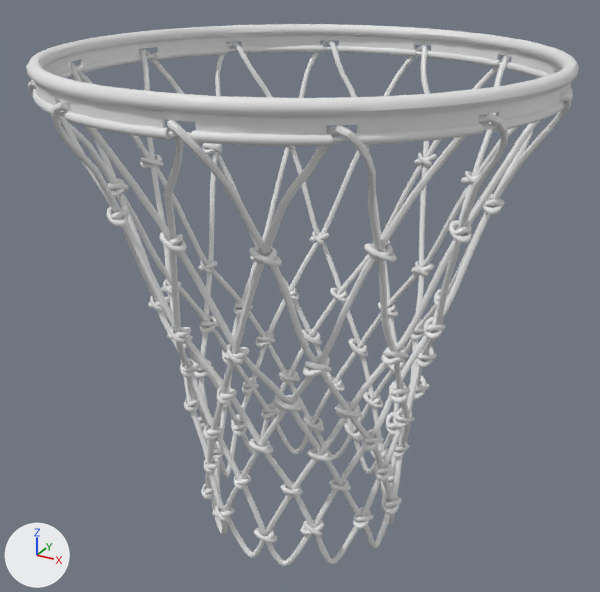
One commit to the glTF model assets/models/net.glb: the scene before it, then after it.
Before and after are seen from a camera (50 mm lens) standing at (32.6, -75.4, 19.7) and looking at (-0.2, -15.6, -10.2). Lighting does not change. The marker at lower left points along +X, +Y and +Z. The first picture is the older version. Where no turn or scale is listed for an object, it has been applied to the vertices. Vertices at exactly the same position are counted once.

In view in the first picture: 'net'.
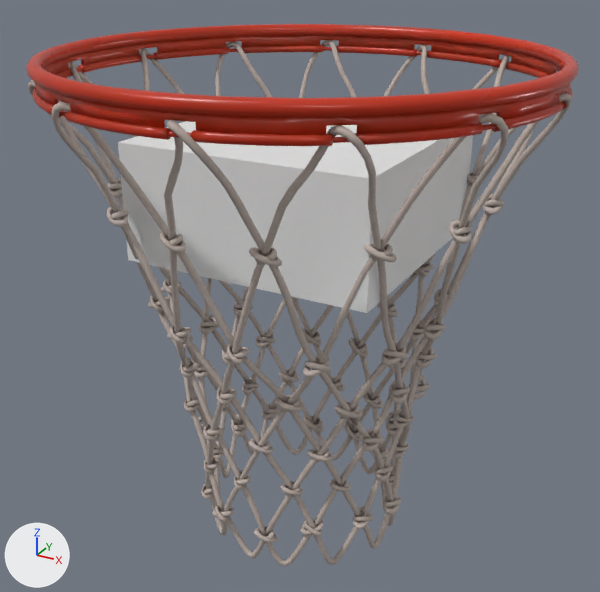
The newer file is also rescaled (x0.0108), turned or shifted as a whole; pictures and numbers use the older file's frame.

The change, as a list of edits to the scene's bpy script:
```text
Add img_defaultmaterial_basecolor:
    img_defaultmaterial_basecolor = load_image('DefaultMaterial_BaseColor', '_unpacked/DefaultMaterial_BaseColor', 1024, 1024, 'sRGB')
Add img_defaultmaterial_metallic_defaultmaterial_roughness:
    img_defaultmaterial_metallic_defaultmaterial_roughness = load_image('DefaultMaterial_Metallic-DefaultMaterial_Roughness', '_unpacked/DefaultMaterial_Metallic-DefaultMaterial_Roughness', 512, 512, 'Non-Color')
Add img_defaultmaterial_normal:
    img_defaultmaterial_normal = load_image('DefaultMaterial_Normal', '_unpacked/DefaultMaterial_Normal', 1024, 1024, 'Non-Color')
Add mat_material:
    mat_material = bpy.data.materials.new('Material')
    # uses the picture img_defaultmaterial_basecolor
    # uses the picture img_defaultmaterial_metallic_defaultmaterial_roughness
    # uses the picture img_defaultmaterial_normal
Change me_mesh:
    where me_mesh.from_pydata(...)  # 26468 vertices, 52884 faces; spans x -20.7..21.1, y -37.6..4.1, z -34.2..10.4
    used by ob_net; location = (-0.01, 0.84, 0.72)
    me_mesh part 1: all faces are now shaded smooth (256 of 52884 changed)
    add me_mesh.materials.append(mat_material)
Add me_sphere:
    me_sphere.from_pydata(...)  # a box spanning x -10.6..10.6, y -10.6..10.6, z -4.8..4.8
Add ob_collide:
    ob_collide = bpy.data.objects.new('collide', me_sphere)
    ob_collide.location = (0.67, -16.22, 0.08)
```

Location of each change, (x1, y1, x2, y2) in pixels of the pictures (600 x 592 px):
'net', recoloured, shading changed (darker)
    both: (26, 24, 579, 566)
'collide', added
    after: (118, 121, 473, 313)
part 1 of me_mesh, shading changed
    both: (55, 41, 566, 129)
